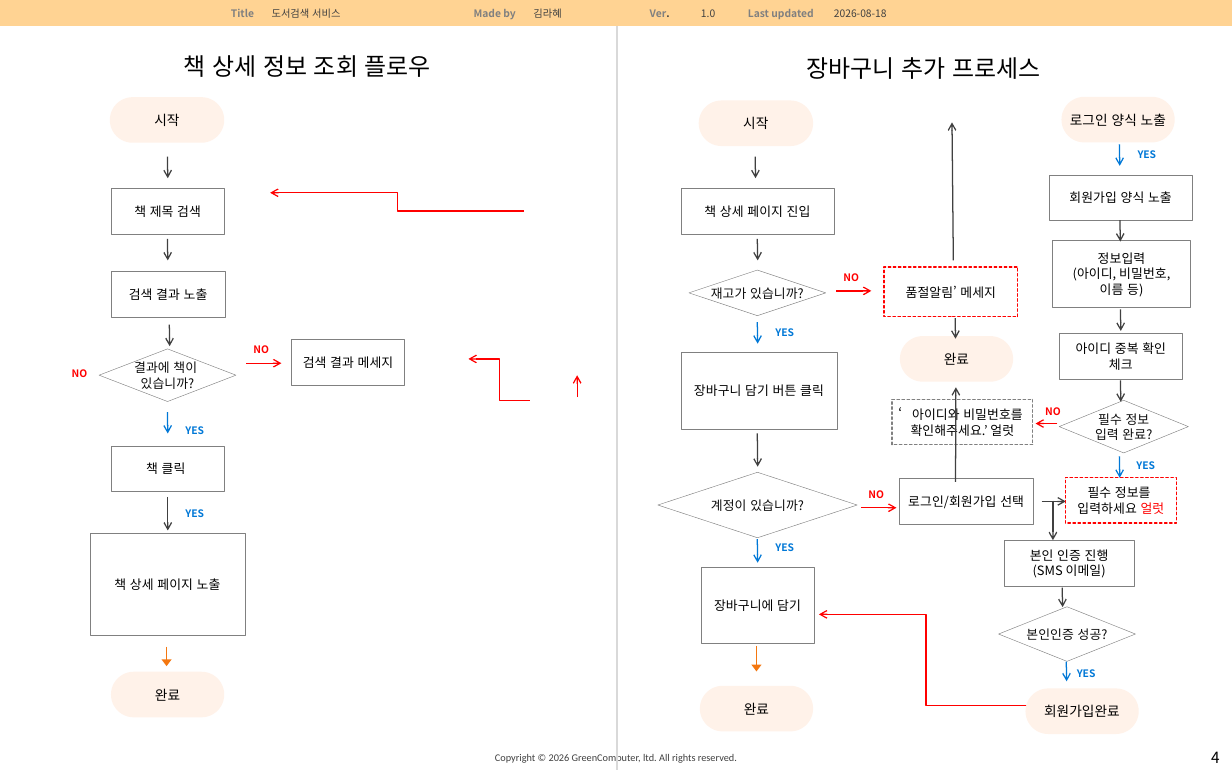
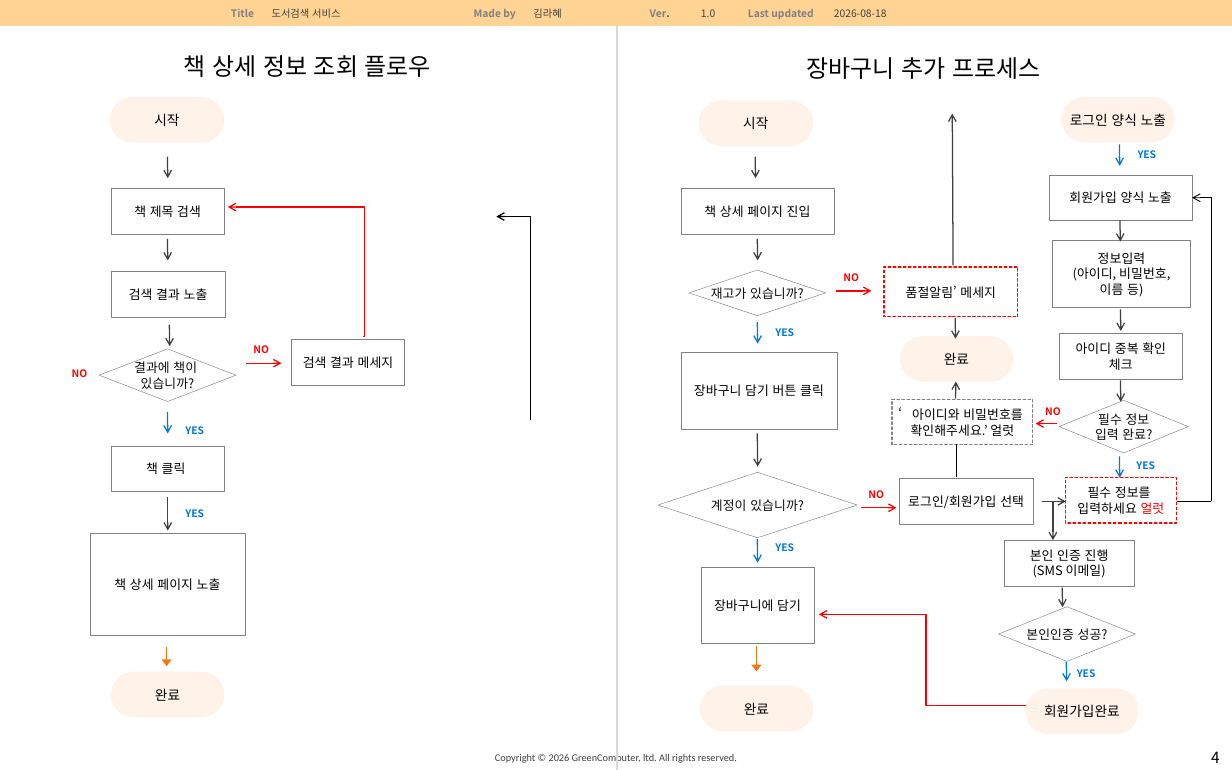
Before and after one commit to rahyekim/react_green_clean, a slide deck: slide 4 of 0_wbs/도서검색웹_SB_2026_0805.pptx. Drawn at 1232x770 pixels with LibreOffice and Linux fonts; fonts in the diff are those of the drawing. Boxes give left, top, right and bottom in pixels: in the first picture for what was removed or moved away, otherwise in the second. Text is boxed around its words. In the diff, an @@ line names an element or a change of style, - is before the commit and + after.

```diff
--- a/0_wbs/도서검색웹_SB_2026_0805.pptx
+++ b/0_wbs/도서검색웹_SB_2026_0805.pptx
@@ arrow moved from (954, 260) - (952, 122) to (954, 265) - (952, 113) @@
@@ elbow arrow moved from (525, 211) - (270, 192) to (363, 336) - (228, 207) @@
@@ elbow arrow added from (1211, 501) to (1193, 198), #000000 0.5 pt @@
@@ elbow arrow added from (531, 420) to (496, 217), #000000 0.75 pt @@
@@ elbow arrow removed from (530, 400) to (468, 359) @@
@@ arrow moved from (956, 482) - (956, 387) to (956, 399) - (956, 382) @@
@@ arrow moved from (578, 397) - (578, 376) to (956, 477) - (956, 444) @@
@@ arrow (956, 477) - (956, 444): arrow to line; stroke #FF0000 0.75 pt to #000000 0.75 pt @@
@@ line added from (1177, 501) to (1211, 501), #000000 0.5 pt @@
```
Also in this commit, not shown: 1 other slide changed, 3 slides added, 9 other files.
